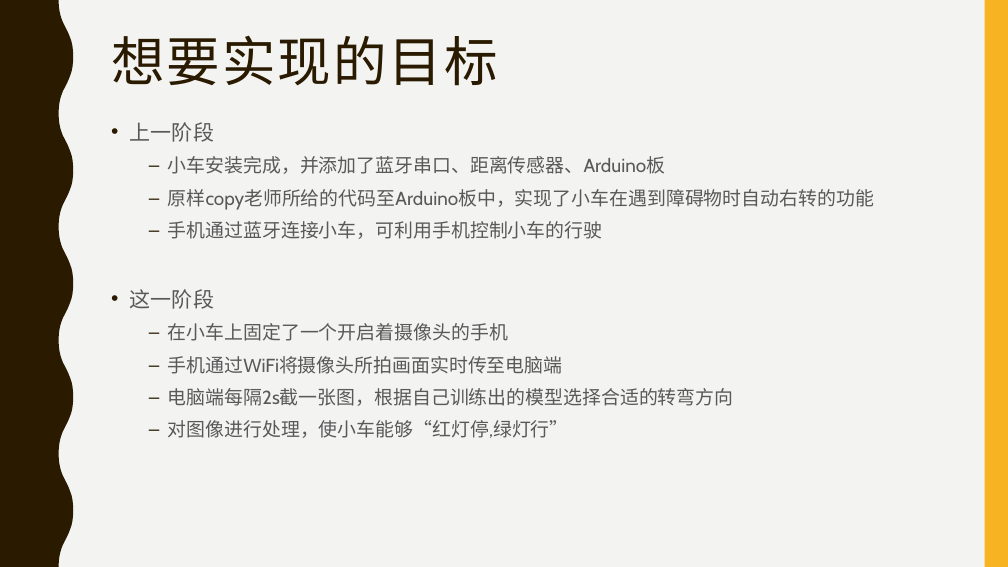
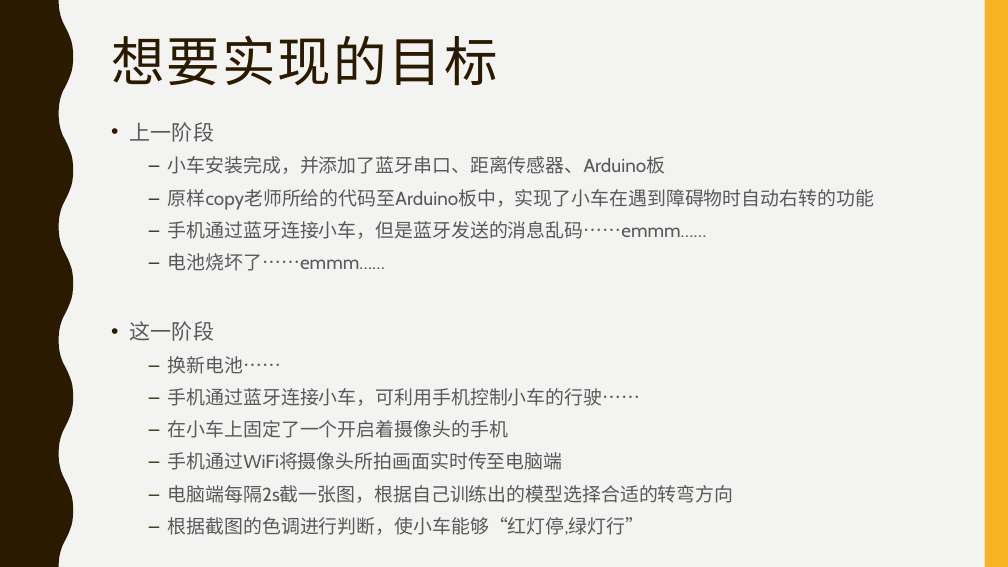
Before and after one commit to info-ruc/ai-project-2017, a slide deck: slide 3 of 2015202009(2)/第二次展示.pptx. Drawn at 1008x567 pixels with LibreOffice and Linux fonts; fonts in the diff are those of the drawing. Boxes give left, top, right and bottom in pixels: in the first picture for what was removed or moved away, otherwise in the second. Text is boxed around its words. In the diff, an @@ line names an element or a change of style, - is before the commit and + after.

```diff
--- a/2015202009(2)/第二次展示.pptx
+++ b/2015202009(2)/第二次展示.pptx
@@ text at (168, 221, 707, 271): text changed @@
-  – 手机通过蓝牙连接小车，可利用手机控制小车的行驶
+  – 手机通过蓝牙连接小车，但是蓝牙发送的消息乱码……emmm……
+  – 电池烧坏了……emmm……
@@ text at (168, 356, 640, 406): paragraphs added @@
+  – 换新电池……
+  – 手机通过蓝牙连接小车，可利用手机控制小车的行驶……
@@ text at (168, 517, 645, 535): text changed @@
-  – 对图像进行处理，使小车能够“红灯停,绿灯行”
+  – 根据截图的色调进行判断，使小车能够“红灯停,绿灯行”
```
Also in this commit, not shown: 4 other slides changed, 2 slides removed, 2 other files.
